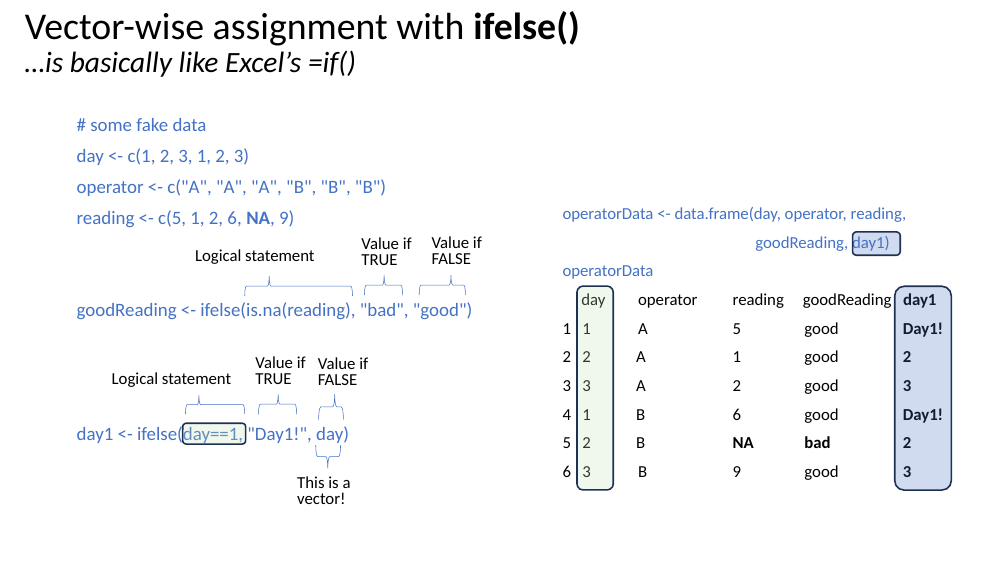
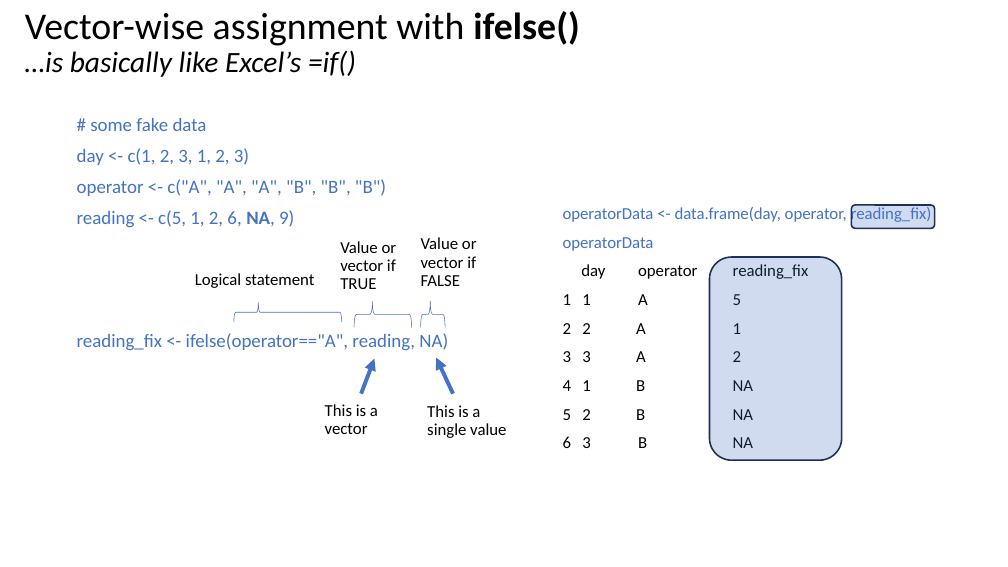
Before and after one commit to justinpriest/ADFG_R_Intro_Workshop, a slide deck: slide 26 of presentations/4 - Programming Basics 2 - Under the Hood.pptx. Drawn at 1008x567 pixels with LibreOffice and Linux fonts; fonts in the diff are those of the drawing. Boxes give left, top, right and bottom in pixels: in the first picture for what was removed or moved away, otherwise in the second. Text is boxed around its words. In the diff, an @@ line names an element or a change of style, - is before the commit and + after.

```diff
--- a/presentations/4 - Programming Basics 2 - Under the Hood.pptx
+++ b/presentations/4 - Programming Basics 2 - Under the Hood.pptx
@@ text at (563, 206, 932, 224): text changed @@
-operatorData <- data.frame(day, operator, reading,
-goodReading, day1)
+operatorData <- data.frame(day, operator, reading_fix)
@@ rounded rectangle: place and size @@
-rounded rectangle at (853, 232, 901, 256)
+rounded rectangle at (851, 205, 935, 228)
@@ text at (421, 237, 477, 286): text changed @@
-Value if FALSE
+Value or vector if FALSE
@@ text "Logical statement": place and size @@
-text "Logical statement" at (195, 249, 314, 264)
+text "Logical statement" at (195, 273, 314, 288)
@@ text at (340, 241, 397, 289): text changed @@
-Value if TRUE
+Value or vector if TRUE
@@ text at (563, 264, 809, 448): text changed @@
-day operator reading goodReading day1
-1 1 A 5 good Day1!
-2 2 A 1 good 2
-3 3 A 2 good 3
-4 1 B 6 good Day1!
-5 2 B NA bad 2
-6 3 B 9 good 3
+day operator reading_fix
+1 1 A 5
+2 2 A 1
+3 3 A 2
+4 1 B NA
+5 2 B NA
+6 3 B NA
@@ rounded rectangle: place and size @@
-rounded rectangle at (895, 287, 952, 491)
+rounded rectangle at (709, 257, 842, 461)
@@ rounded rectangle removed at (577, 286, 613, 490) @@
@@ right brace: place and size @@
-right brace at (245, 276, 353, 296)
+right brace at (233, 303, 341, 323)
@@ right brace: place and size @@
-right brace at (364, 276, 403, 295)
+right brace at (354, 301, 412, 328)
@@ right brace at (354, 301, 412, 328): proportions changed @@
@@ right brace at (421, 301, 445, 327): proportions changed @@
@@ right brace: place and size @@
-right brace at (419, 275, 465, 295)
+right brace at (421, 301, 445, 327)
@@ text at (77, 333, 448, 351): text changed @@
-goodReading <- ifelse(is.na(reading), "bad", "good")
-day1 <- ifelse(day==1, "Day1!", day)
+reading_fix <- ifelse(operator=="A", reading, NA)
@@ text removed at (255, 356, 306, 384) @@
-Value if TRUE
@@ text removed at (318, 357, 368, 385) @@
-Value if FALSE
@@ arrow added from (361, 394) to (374, 358), #4472C4 3.75 pt @@
@@ arrow added from (453, 394) to (436, 358), #4472C4 3.75 pt @@
@@ text removed at (112, 372, 231, 387) @@
-Logical statement
@@ right brace removed at (186, 395, 245, 414) @@
@@ right brace removed at (258, 394, 297, 414) @@
@@ right brace removed at (319, 394, 344, 420) @@
@@ text at (325, 404, 378, 434): text changed @@
-This is a vector!
+This is a vector
@@ text added at (427, 405, 506, 438), 16 pt, text #000000 @@
+This is a single value
@@ rounded rectangle removed at (183, 423, 246, 445) @@
@@ right brace removed at (316, 445, 341, 469) @@
```
Also in this commit, not shown: 9 other slides changed, 1 slide added, 1 slide removed, 5 other files.
